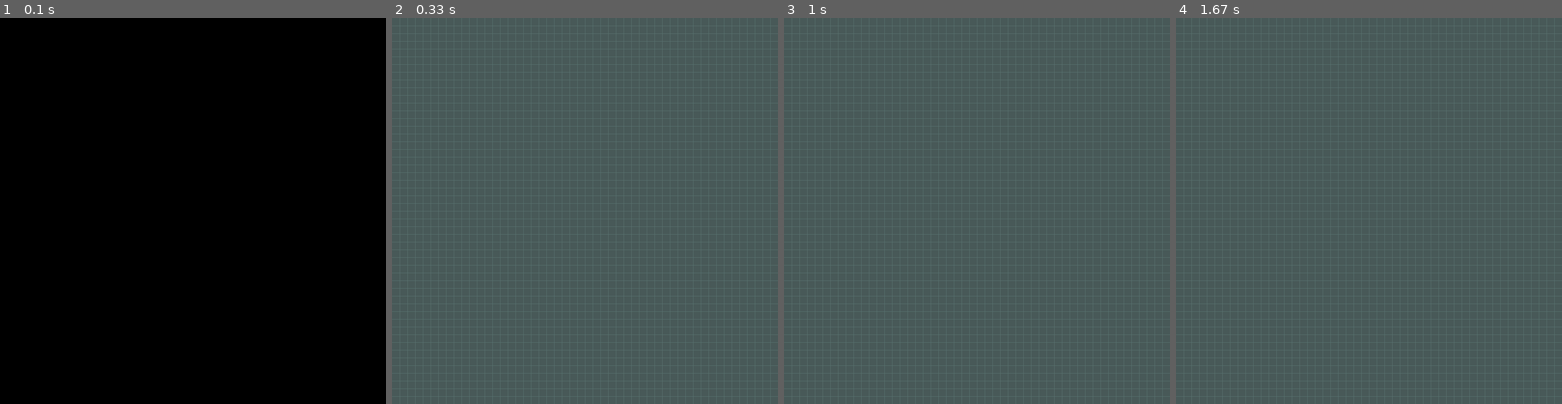
Above: before the commit, frames 1-4 (left to right).
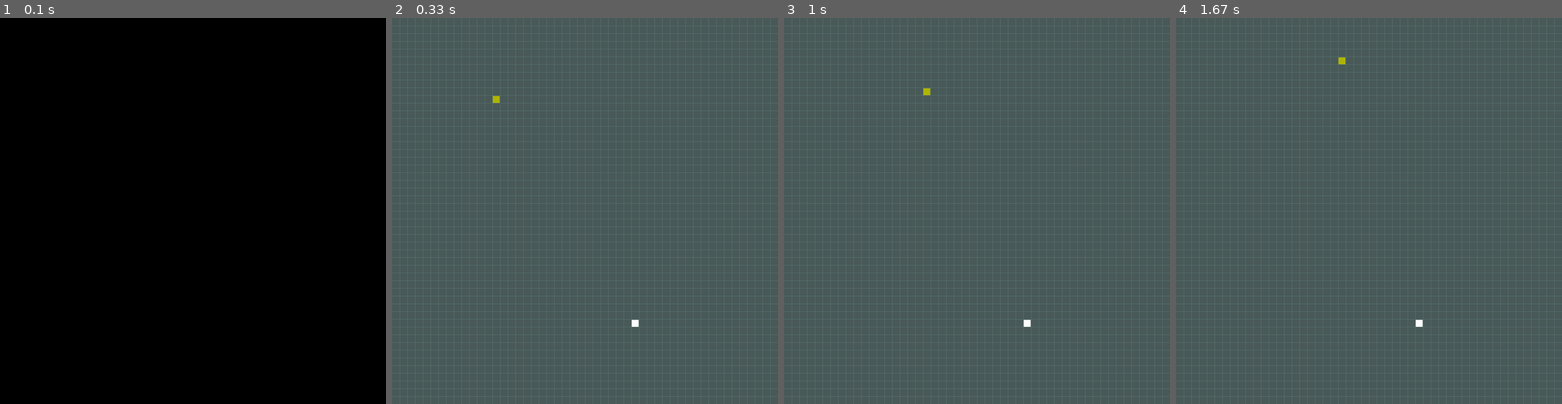
Above: after the commit, the same moments.

Repository: DrN3MESiS/SnakeOnPyGame
Game: pygame game, started from game.py
Two runs of this game, one before a commit and one after it. Both use one fixed random seed, a clock stepped at 60 frames per second and the inputs below.
Inputs:
- Up to frame 1 (0.1 s): no input
- Up to frame 2 (0.33 s): no input
- Up to frame 3 (1 s): hold Right 0.33-0.8 s; hold Up from 0.83 s (still down)
- Up to frame 4 (1.67 s): release Up at 1.3 s; hold Right from 1.33 s (still down)

Frame 1 is identical in both runs. In frame 2, less than 0.1% of the frame differs, in the area x 26-64%, y 20-80%; in frame 3, less than 0.1%; in frame 4, less than 0.1%.

Commit message:
almost-dome

Diff:
--- a/block.py
+++ b/block.py
@@ -2,3 +2,30 @@
 # Description: Blocks Module
 
 # *** Libraries ***
+
+import sys
+import pygame
+
+
+class Block(object):
+    rows = 50
+    w = 1000
+
+    def __init__(self, defPos, x=1, y=0, color=(177, 183, 0)):
+        self.pos = defPos
+        self.ownX = x
+        self.ownY = y
+        self.color = color
+
+    def move(self, x, y):
+        self.ownX = x
+        self.ownY = y
+        self.pos = (self.pos[0] + self.ownX, self.pos[1] + self.ownY)
+
+    def render(self, surface, eyes=False):
+        dt = self.w // self.rows
+        i = self.pos[0]
+        j = self.pos[1]
+
+        pygame.draw.rect(surface, self.color,
+                         (i*dt+1, j*dt+2, dt-2, dt-2))
--- a/game.py
+++ b/game.py
@@ -6,6 +6,8 @@
 import sys
 import pygame
 from snake import Snake
+import random
+from block import Block
 
 # Functions
 
@@ -31,21 +33,42 @@
         self.window = pygame.display.set_mode((self.width, self.width))
 
         # Create Player
-        self.player = Snake((0, 0))
+        self.player = Snake((10, 10))
+
+        # Create reward object
+        self.RW = Block(self.createReward(), color=(255, 255, 255))
 
         # Updating Scene
         lock = True
         while lock:
             pygame.time.delay(self.ms)
             self.clock.tick(10)
+            self.player.movement()
+            if self.player.body[0].pos == self.RW.pos:
+                self.player.increaseLength()
+                self.RW = Block(self.createReward(), color=(255, 255, 255))
             self.recreateScene(self.window)
         pass
 
     # Updating Window
-    def recreateScene(self, objWin):
-        objWin.fill((75, 91, 90))
-        self.drawGrid(objWin)
+    def recreateScene(self, surface):
+        surface.fill((75, 91, 90))
+        self.player.render(surface)
+        self.RW.render(surface)
+        self.drawGrid(surface)
         pygame.display.update()
+
+    def createReward(self):
+        positions = self.player.body
+        while True:
+            x = random.randrange(self.grid_rows)
+            y = random.randrange(self.grid_rows)
+            if len(list(filter(lambda z: z.pos == (x, y), positions))) > 0:
+                continue
+            else:
+                break
+
+        return (x, y)
 
     def drawGrid(self, Surface):
         sizeBtwn = self.width // self.grid_rows
--- a/scene.py
+++ /dev/null
@@ -1,2 +0,0 @@
-# Author: Alan Maldonado
-# Description: Scene Module
--- a/snake.py
+++ b/snake.py
@@ -6,20 +6,97 @@
 import pygame
 import random
 
+from block import Block
+
 # Snake Class: This class will handle every property that the game requires for this character
 
 
 class Snake:
     _length = 3
+    body = []
+    turns = {}
+    defColor = (177, 183, 0)
 
     def __init__(self, defPos):
-        pass
+        self.head = Block(defPos)
+        self.body.append(self.head)
+        self.ownX = 0
+        self.ownY = 1
+
+    def render(self, surface):
+        for i, c in enumerate(self.body):
+            if i == 0:
+                c.render(surface, True)
+            else:
+                c.render(surface)
 
     def resetPos(self, newPos):
-        pass
+        self.head = Block(newPos)
+        self.body = []
+        self.body.append(self.head)
+        self.turns = {}
+        self.ownX = 0
+        self.ownY = 1
 
     def movement(self):
-        pass
+        for event in pygame.event.get():
+            if event.type == pygame.QUIT:
+                pygame.quit()
+
+            keys = pygame.key.get_pressed()
+
+            for key in keys:
+                if keys[pygame.K_LEFT]:
+                    self.ownX = -1
+                    self.ownY = 0
+                    self.turns[self.head.pos[:]] = [self.ownX, self.ownY]
+
+                elif keys[pygame.K_RIGHT]:
+                    self.ownX = 1
+                    self.ownY = 0
+                    self.turns[self.head.pos[:]] = [self.ownX, self.ownY]
+
+                elif keys[pygame.K_DOWN]:
+                    self.ownX = 0
+                    self.ownY = 1
+                    self.turns[self.head.pos[:]] = [self.ownX, self.ownY]
+
+                elif keys[pygame.K_UP]:
+                    self.ownX = 0
+                    self.ownY = -1
+                    self.turns[self.head.pos[:]] = [self.ownX, self.ownY]
+
+        for i, c in enumerate(self.body):
+            p = c.pos[:]
+            if p in self.turns:
+                turn = self.turns[p]
+                c.move(turn[0], turn[1])
+                if i == len(self.body)-1:
+                    self.turns.pop(p)
+            else:
+                if c.ownX == -1 and c.pos[0] <= 0:
+                    c.pos = (c.rows-1, c.pos[1])
+                elif c.ownX == 1 and c.pos[0] >= c.rows-1:
+                    c.pos = (0, c.pos[1])
+                elif c.ownY == 1 and c.pos[1] >= c.rows-1:
+                    c.pos = (c.pos[1], 0)
+                elif c.ownY == -1 and c.pos[1] <= 0:
+                    c.pos = (c.pos[1], c.rows-1)
+                else:
+                    c.move(c.ownX, c.ownY)
 
     def increaseLength(self):
-        pass
+        tail = self.body[-1]
+        dx, dy = tail.ownX, tail.ownY
+
+        if dx == 1 and dy == 0:
+            self.body.append(Block((tail.pos[0]-1, tail.pos[1])))
+        elif dx == -1 and dy == 0:
+            self.body.append(Block((tail.pos[0]+1, tail.pos[1])))
+        elif dx == 0 and dy == 1:
+            self.body.append(Block((tail.pos[0], tail.pos[1]-1)))
+        elif dx == 0 and dy == -1:
+            self.body.append(Block((tail.pos[0], tail.pos[1]+1)))
+
+        self.body[-1].dirnx = dx
+        self.body[-1].dirny = dy
